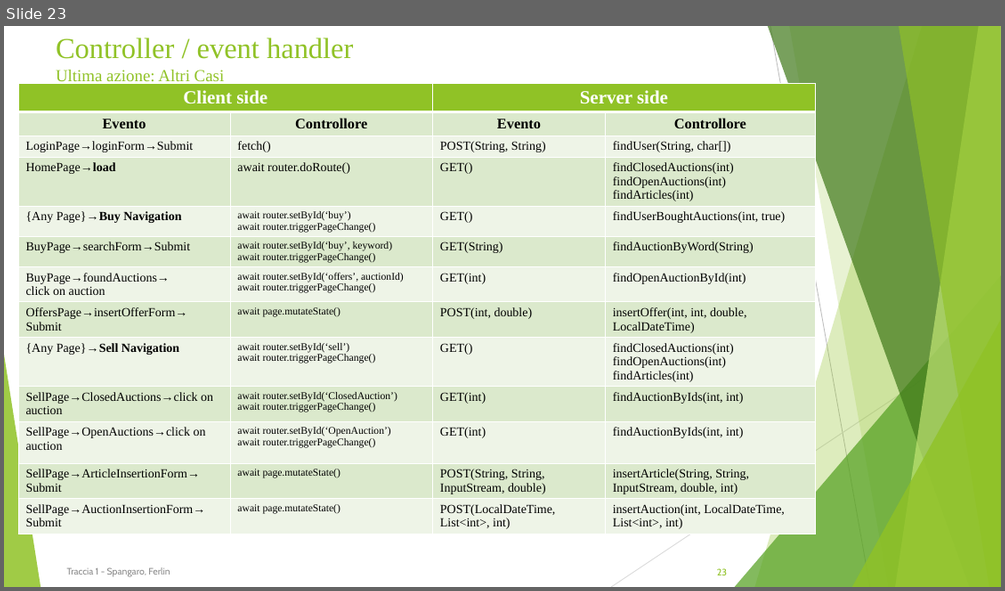
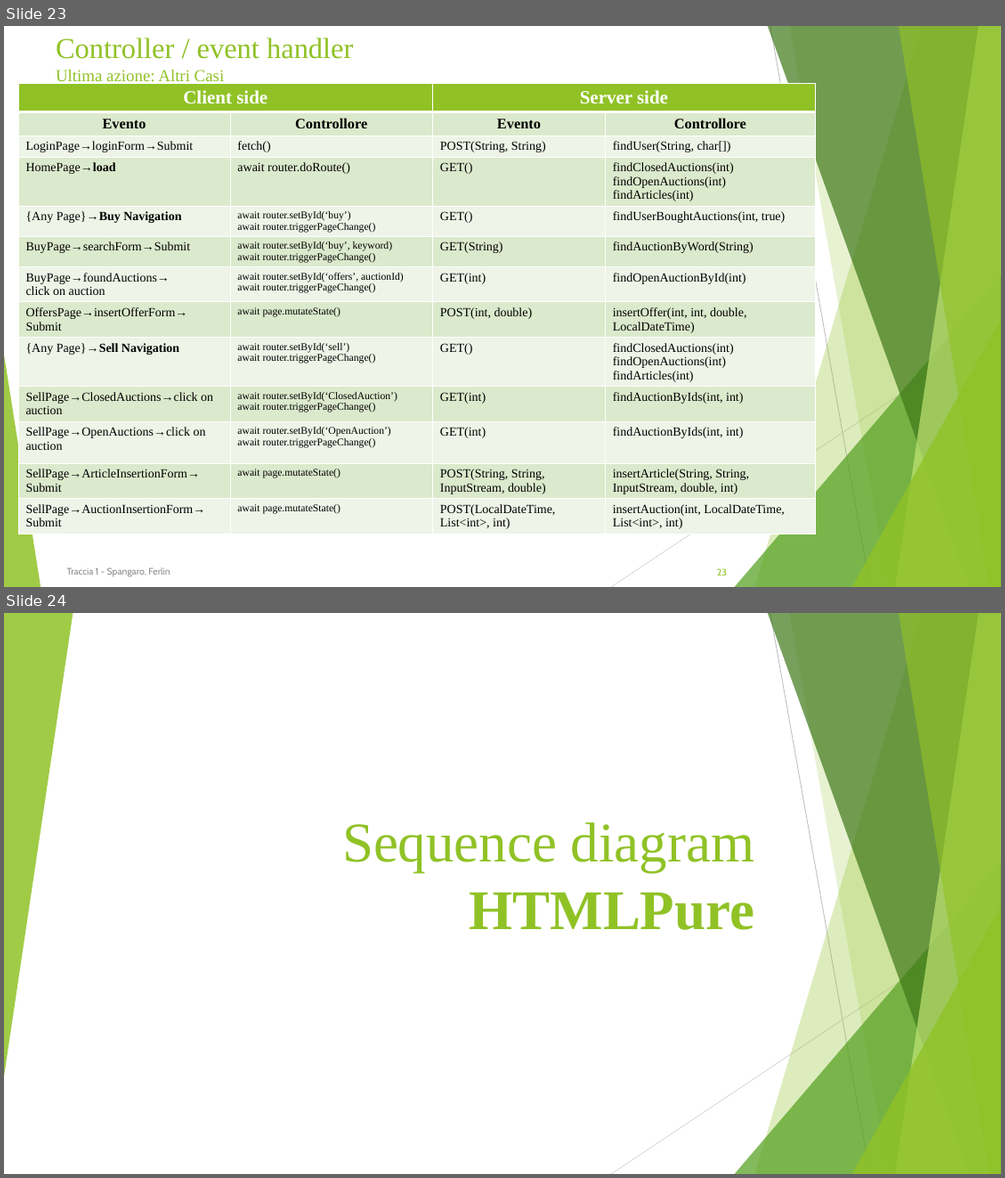
Before and after one commit to francescospangaro/tecnologie-web, a slide deck: docs/TIWProjectSpangaroFerlin.pptx. Shown one above the other, each under a label of ours: slide 23 before the commit, slides 23 and 24 after it. The pictures are 1005x591 and 1005x1178 pixels, drawn with LibreOffice and Linux fonts; fonts in the diff are those of the drawing; background and template pictures are left out. Boxes give left, top, right and bottom in pixels: in the first picture for what was removed or moved away, otherwise in the second. Text is boxed around its words. In the diff, an @@ line names an element or a change of style, - is before the commit and + after.

```diff
--- a/docs/TIWProjectSpangaroFerlin.pptx
+++ b/docs/TIWProjectSpangaroFerlin.pptx
@@ slide 24 added at (4, 613, 1001, 1174), background #FFFFFF; not listed: 9 template elements that a slide beside it also shows @@
@@ triangle added at (4, 613, 73, 1077), fill #90C226 at 85% opacity @@
@@ title added at (342, 822, 754, 930), 54 pt, text #90C226 @@
+Sequence diagram HTMLPure
```
Also in this commit, not shown: 13 other slides added, 6 other files.
